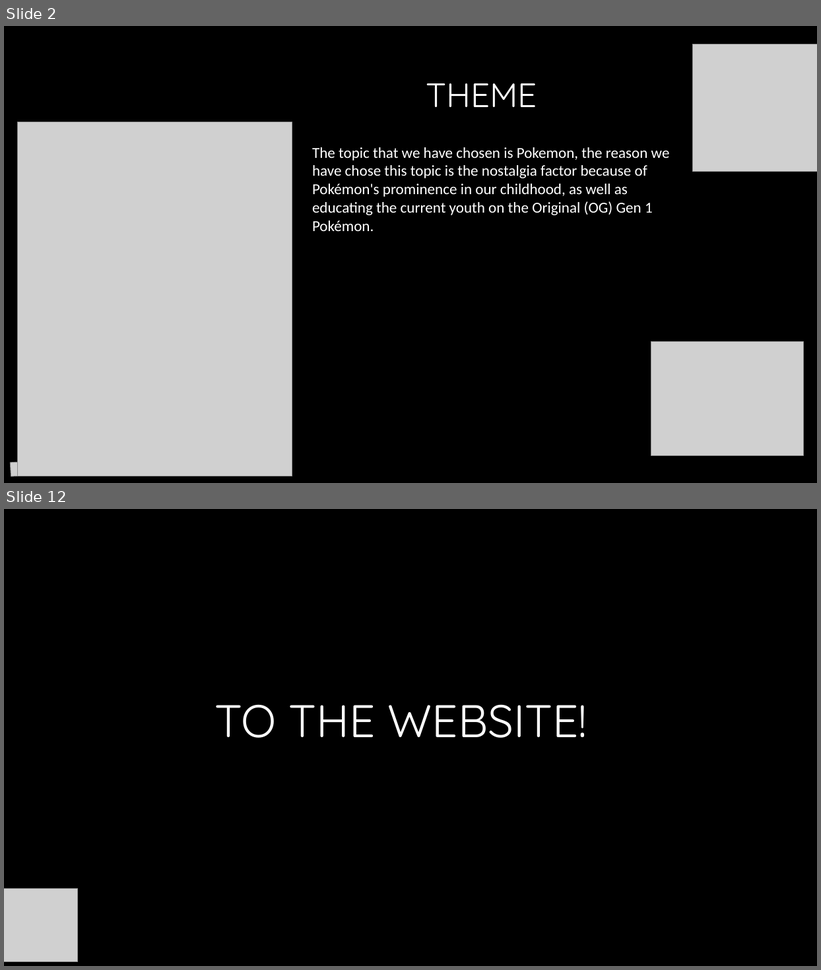
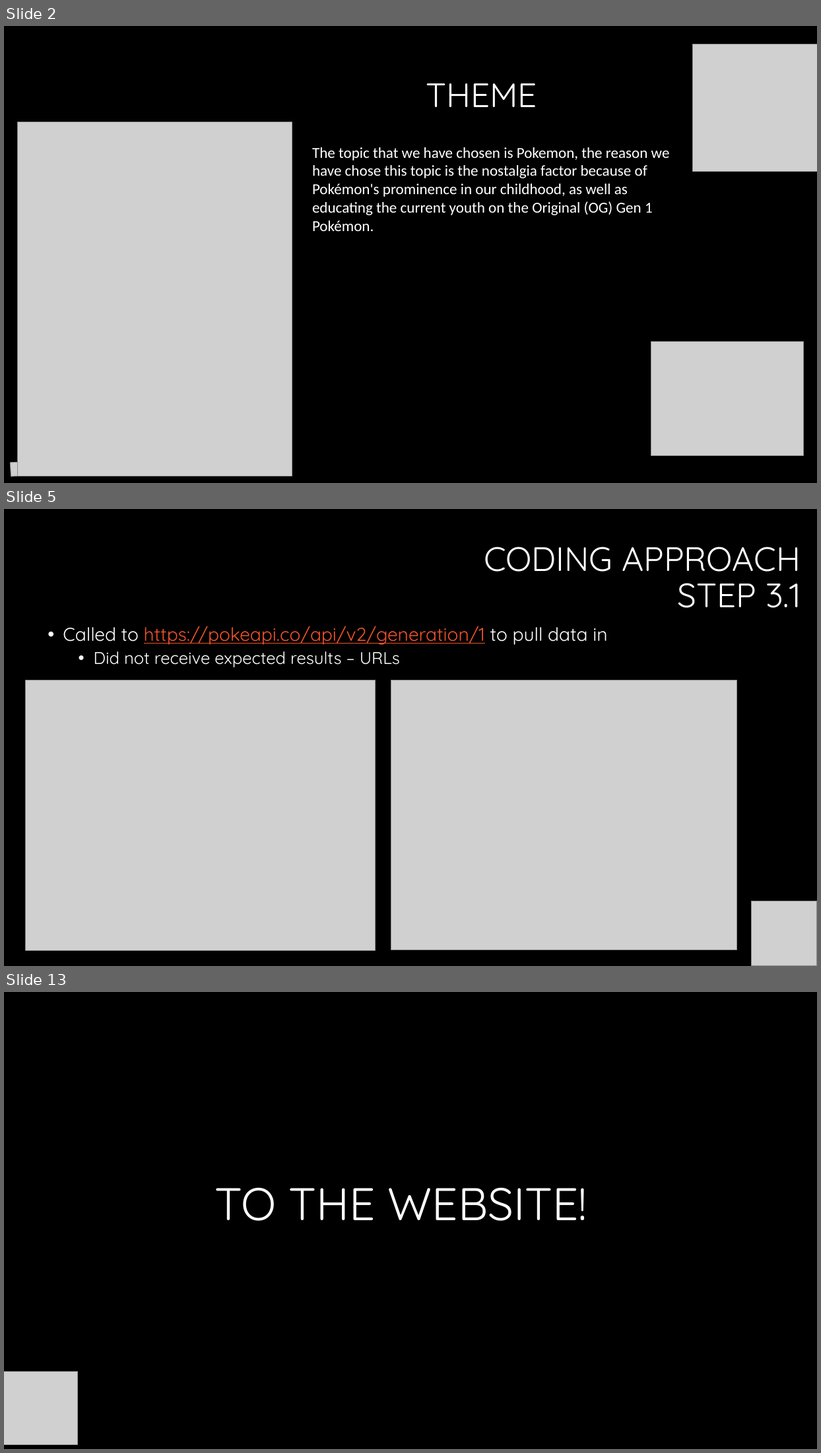
Before and after one commit to Dbuescher8/Pokemon-Project2, a slide deck: Presentation 2.pptx. Shown one above the other, each under a label of ours: slides 2 and 12 before the commit, slides 2, 5 and 13 after it; the slides between them are not shown. The pictures are 821x970 and 821x1453 pixels, drawn with LibreOffice and Linux fonts; fonts in the diff are those of the drawing; grey boxes stand for pictures; background and template pictures are left out. Boxes give left, top, right and bottom in pixels: in the first picture for what was removed or moved away, otherwise in the second. Text is boxed around its words. In the diff, an @@ line names an element or a change of style, - is before the commit and + after.

```diff
--- a/Presentation 2.pptx
+++ b/Presentation 2.pptx
@@ slide 5 added at (4, 509, 817, 966), background #000000 @@
@@ title added at (484, 547, 801, 608), 40 pt, text #FFFFFF @@
+CODING APPROACH
+STEP 3.1
@@ text added at (63, 626, 607, 667), 22 pt, text #FFFFFF @@
+• Called to https://pokeapi.co/api/v2/generation/1 to pull data in
+  • Did not receive expected results – URLs
@@ picture added at (26, 680, 376, 951) @@
@@ picture added at (391, 680, 737, 951) @@
@@ picture added at (752, 901, 817, 966) @@
@@ what was slide 12 is now slide 13 @@
```
Also in this commit, not shown: 9 slides changed.
